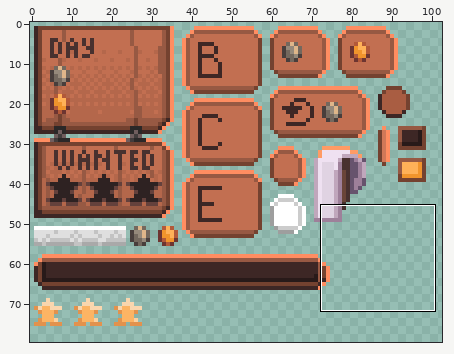
Sprite sheet, stored at Assets/Sprites/UI/UI.png. The first picture is a wide view before the edit; the outline marks the close-up.
Close-up. Before the commit:
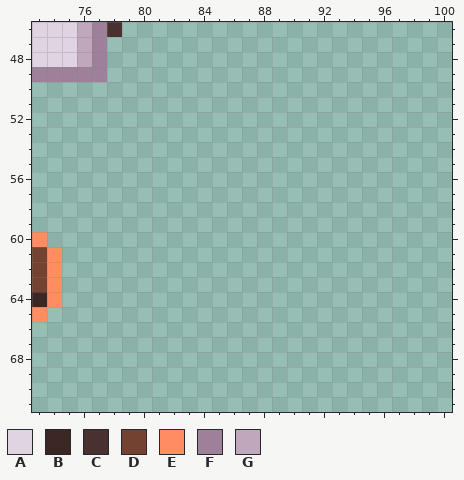
The file is 105x87 pixels. Colours within 5 levels of each other are drawn and written as one. Shown: x 73..100, y 46..71. The wide view leaves out empty margins.
Palette (. is transparent): A #e0d3e2  B #3d2725  C #48312f  D #744230  E #ff8d61  F #9e809a  G #c0a7bc
Pixels before, first column x 73:
46 AAAGFC
47 AAAGF.
48 AAAGF.
49 FFFFF.
50 ......
51 ......
52 ......
53 ......
54 ......
55 ......
56 ......
57 ......
58 ......
59 ......
60 E.....
61 DE....
62 DE....
63 DE....
64 BE....
65 E.....
Now the later version:
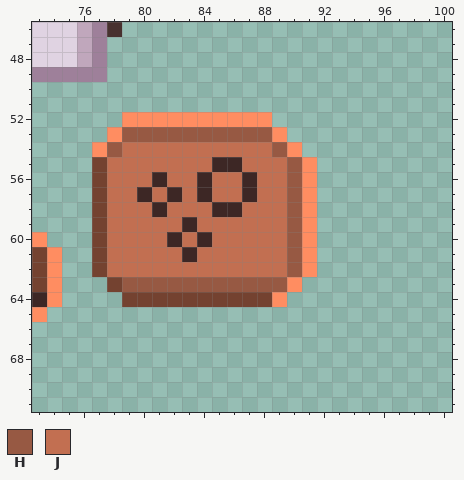
Colours new in this view: H #975943  J #c26f51
Changes in this commit:
Changed rows in their new state; - is an unchanged pixel.
first column x 77:
52 --EEEEEEEEEE---
53 -EHHHHHHHHHHE--
54 EHJJJJJJJJJJHE-
55 DJJJJJJJBBJJJHE
56 DJJJBJJBJJBJJHE
57 DJJBJBJBJJBJJHE
58 DJJJBJJJBBJJJHE
59 DJJJJJBJJJJJJHE
60 DJJJJBJBJJJJJHE
61 DJJJJJBJJJJJJHE
62 DJJJJJJJJJJJJHE
63 -DHHHHHHHHHHHE-
64 --DDDDDDDDDDE--
Boxes around the changes in both close-ups, in picture pixels (x1, y1, x2, y2):
added: (92, 112, 317, 307)
